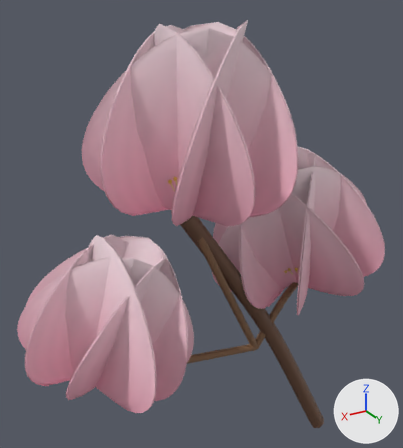
A saved change to the glTF model models/flowers/sakura.glb.
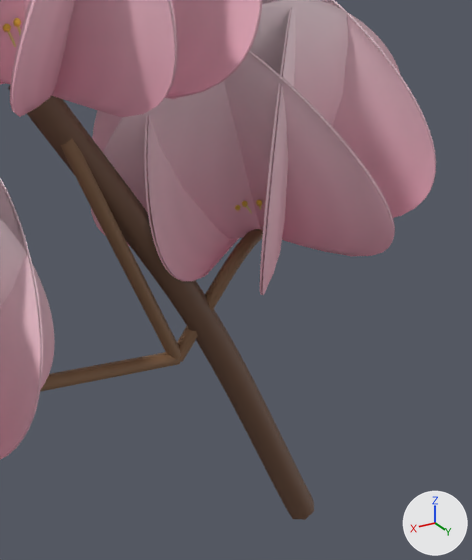
There are two pictures of each version: one whole from a 50 mm camera at (0.548, 0.805, 0.632) aimed at (0.027, -0.064, 0.197), one close up on the part from 41% to 100% of the width and 37% to 100% of the height. Arrows for +X, +Y and +Z are at lower right; the lights stay in place. The first two pictures are the older version. Where no turn or scale is listed for an object, it has been applied to the vertices.

Script lines for the objects in view, before the commit:
```python
me_mesh_1_002 = bpy.data.meshes.new('Mesh_1.002')
me_mesh_1_002.from_pydata(...)  # 1102 vertices, 2200 faces; spans x -0.075..0.133, y -0.153..0.147, z -0.005..0.302
me_mesh_1_002.materials.append(mat_procedural_petal_material_001)
me_mesh_5_002 = bpy.data.meshes.new('Mesh_5.002')
me_mesh_5_002.from_pydata(...)  # 1102 vertices, 2200 faces; spans x -0.129..0.11, y -0.183..0.166, z -0.002..0.327
me_mesh_5_002.materials.append(mat_procedural_petal_material_005)
me_mesh_8 = bpy.data.meshes.new('Mesh_8')
me_mesh_8.from_pydata(...)  # 119 vertices, 224 faces; spans x -0.077..0.088, y -0.037..0.013, z -0.093..0.253
me_mesh_8.materials.append(mat_procedural_petal_material_008)  # brown #826044
ob_樱花_005 = bpy.data.objects.new('樱花.005', me_mesh_1_002)
ob_樱花_005.location = (-0.21, -0.03, 0.02)
ob_樱花_015 = bpy.data.objects.new('樱花.015', me_mesh_5_002)
ob_樱花_015.location = (0.08, -0.03, 0.25)
ob_樱花_021 = bpy.data.objects.new('樱花.021', me_mesh_8)
ob_樱花_021.location = (0.0, 0.0, 0.0)
# also in view: '樱花.011' at (-0.139, -0.013, -0.033); '樱花.004' at (-0.187, -0.025, 0.159); '樱花.013' at (0.085, -0.024, 0.413); '樱花.003' at (-0.146, -0.031, 0.156); '樱花.024' at (0.244, -0.041, 0.06)
```
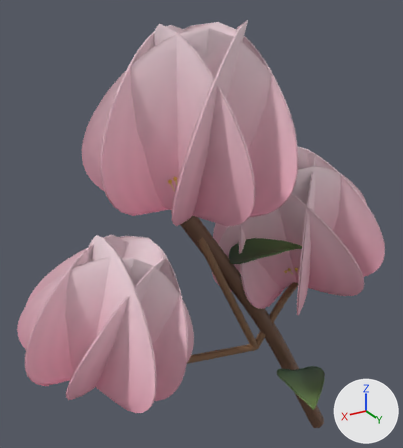
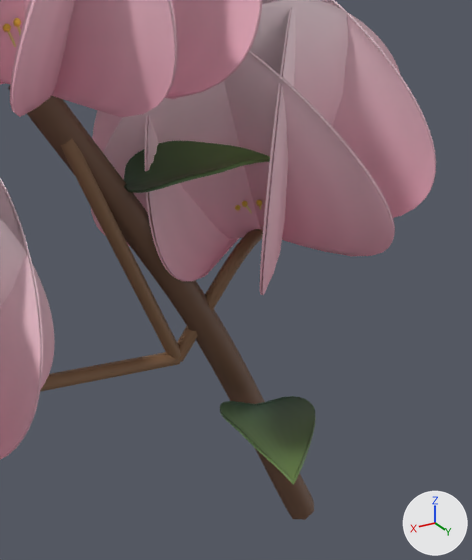
What changed in the scene script:
```text
Add mat_procedural_petal_material_014:
    mat_procedural_petal_material_014 = bpy.data.materials.new('Procedural petal material.014')
    mat_procedural_petal_material_014.use_nodes = True; mat_procedural_petal_material_014.node_tree.nodes.clear()
    _N = mat_procedural_petal_material_014.node_tree.nodes; _L = mat_procedural_petal_material_014.node_tree.links
    n0 = _N.new('ShaderNodeBsdfPrincipled'); n0.name = 'Principled BSDF'
    n0.inputs[2].default_value = 0.54  # 'Roughness'
    n1 = _N.new('ShaderNodeOutputMaterial'); n1.name = 'Material Output'
    n2 = _N.new('ShaderNodeVertexColor'); n2.name = 'Color Attribute'
    _L.new(n0.outputs[0], n1.inputs[0])  # 'BSDF' to 'Surface'
    _L.new(n2.outputs[0], n0.inputs[0])  # 'Color' to 'Base Color'
Add mat_procedural_petal_material_013:
    mat_procedural_petal_material_013 = bpy.data.materials.new('Procedural petal material.013')
    mat_procedural_petal_material_013.use_nodes = True; mat_procedural_petal_material_013.node_tree.nodes.clear()
    _N = mat_procedural_petal_material_013.node_tree.nodes; _L = mat_procedural_petal_material_013.node_tree.links
    n0 = _N.new('ShaderNodeBsdfPrincipled'); n0.name = 'Principled BSDF'
    n0.inputs[2].default_value = 0.54  # 'Roughness'
    n1 = _N.new('ShaderNodeOutputMaterial'); n1.name = 'Material Output'
    n2 = _N.new('ShaderNodeVertexColor'); n2.name = 'Color Attribute'
    _L.new(n0.outputs[0], n1.inputs[0])  # 'BSDF' to 'Surface'
    _L.new(n2.outputs[0], n0.inputs[0])  # 'Color' to 'Base Color'
Add me_mesh_14:
    me_mesh_14.from_pydata(...)  # 1102 vertices, 2200 faces; spans x -0.1439..-0.0101, y -0.0151..0.0942, z 0.0029..0.0394
    me_mesh_14.materials.append(mat_procedural_petal_material_014)
Add me_mesh_13:
    me_mesh_13.from_pydata(...)  # 1102 vertices, 2200 faces; spans x -0.026..0.089, y 0.013..0.17, z 0.003..0.043
    me_mesh_13.materials.append(mat_procedural_petal_material_013)
Add ob_樱花_033:
    ob_樱花_033 = bpy.data.objects.new('樱花.033', me_mesh_14)
    ob_樱花_033.location = (0.02, -0.02, 0.13)
Add ob_樱花_032:
    ob_樱花_032 = bpy.data.objects.new('樱花.032', me_mesh_13)
    ob_樱花_032.location = (-0.16, 0.02, -0.16)
```

Where the change shows, as pixel boxes (x1, y1, x2, y2) in the close-ups (472 x 560 px):
'樱花.032', added (green)
    after: (220, 396, 316, 485)
'樱花.033', added (green)
    after: (124, 141, 270, 193)
